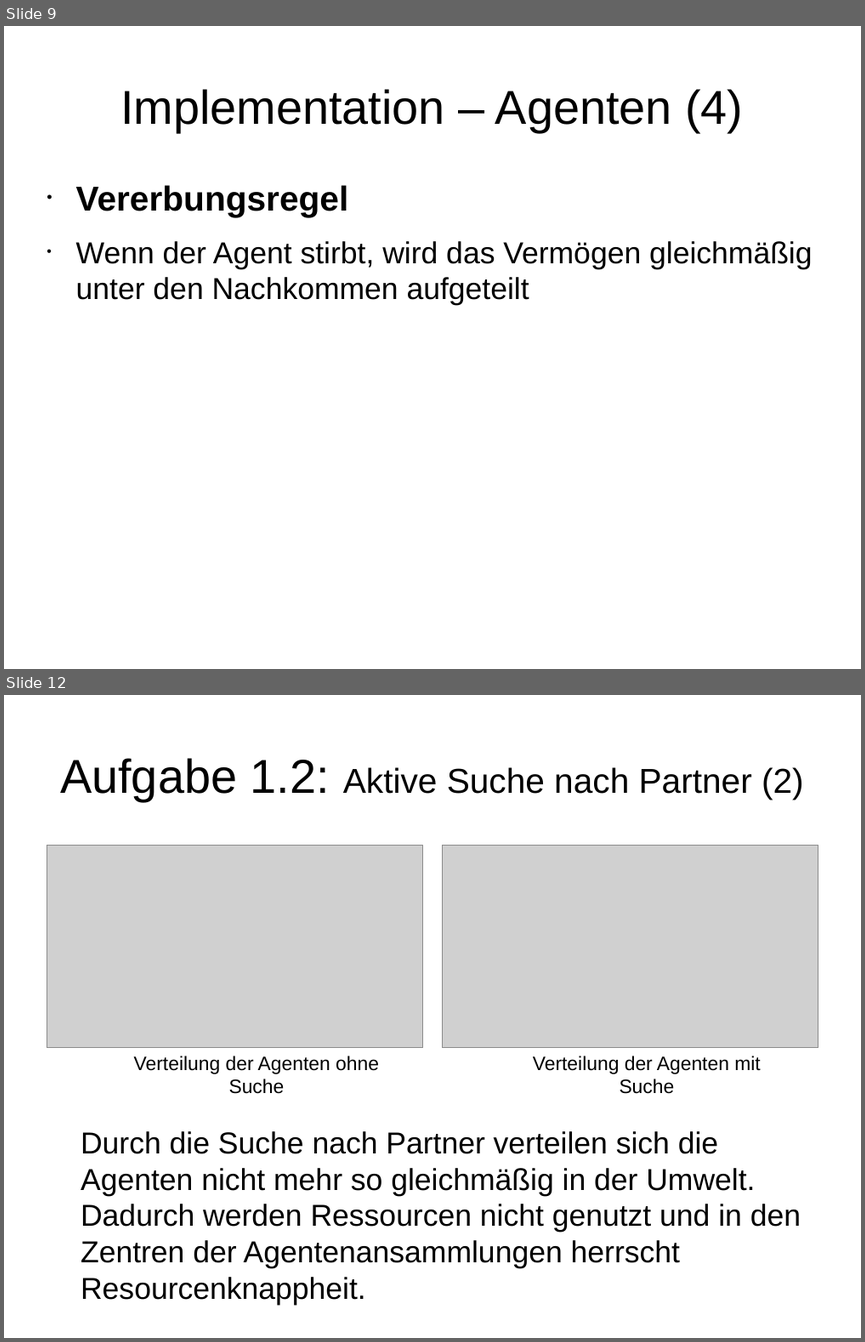
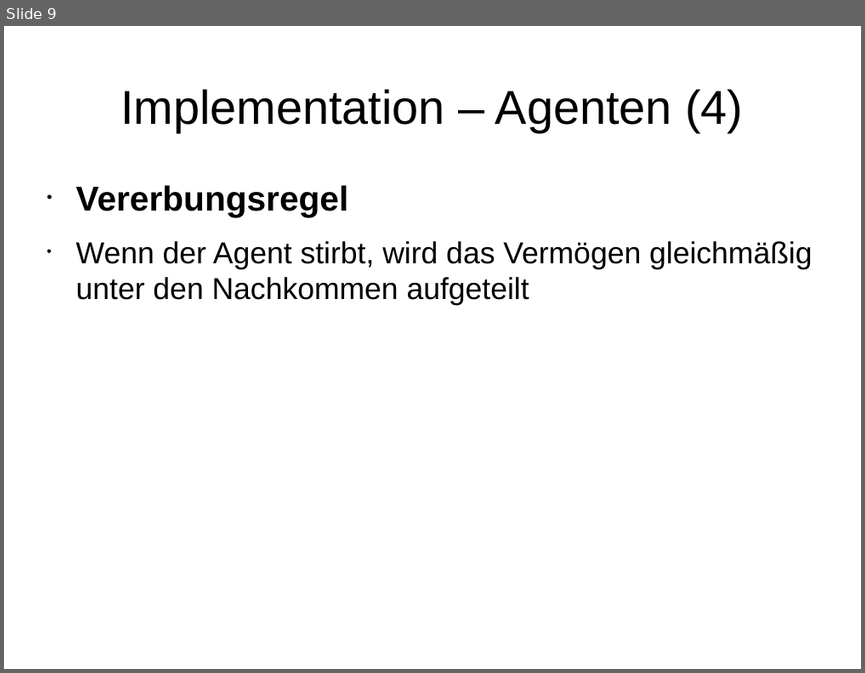
Before and after one commit to wsmirnow/Sugarscape, a slide deck: Presentation/Presentation.odp. Shown one above the other, each under a label of ours: slides 9 and 12 before the commit, slide 9 after it; the slides between them are not shown. The pictures are 865x1342 and 865x673 pixels, drawn with LibreOffice and Linux fonts; fonts in the diff are those of the drawing; grey boxes stand for pictures. Boxes give left, top, right and bottom in pixels: in the first picture for what was removed or moved away, otherwise in the second. Text is boxed around its words. In the diff, an @@ line names an element or a change of style, - is before the commit and + after.

Commit message:
Mehr Verbesserungen + mehr Diagramme ( = mehr Beispiele )

```diff
--- a/Presentation/Presentation.odp
+++ b/Presentation/Presentation.odp
@@ slide 12 removed at [4,695,861,1338], background #FFFFFF @@
@@ title removed at [60,758,804,801] @@
-Aufgabe 1.2: Aktive Suche nach Partner (2)
@@ picture removed at [46,845,423,1047] @@
@@ picture removed at [442,845,818,1047] @@
@@ text removed at [134,1055,379,1094] @@
-Verteilung der Agenten ohne Suche
@@ text removed at [533,1055,760,1094] @@
-Verteilung der Agenten mit Suche
@@ text removed at [80,1131,800,1304] @@
-Durch die Suche nach Partner verteilen sich die Agenten nicht mehr so gleichmäßig in der Umwelt. Dadurch werden Ressourcen nicht genutzt und in den Zentren der Agentenansammlungen herrscht Resourcenknappheit.
```
Also in this commit, not shown: 11 slides changed, 12 slides added, 1 other slide removed, 1 other file.
